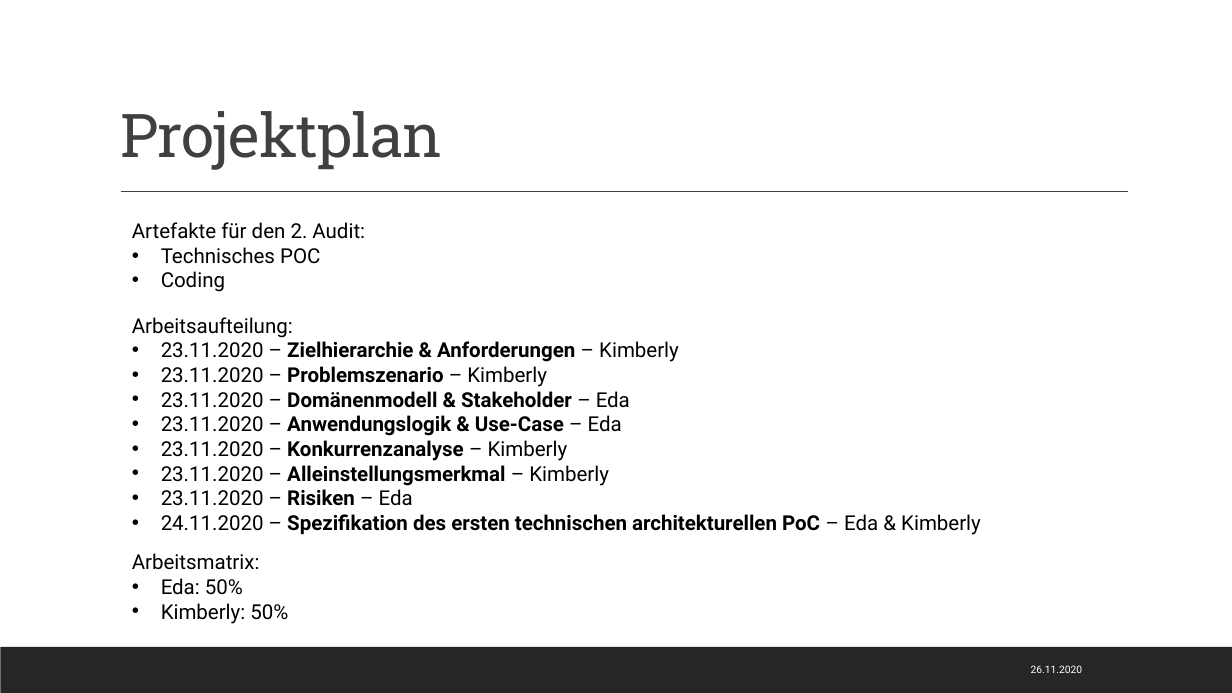
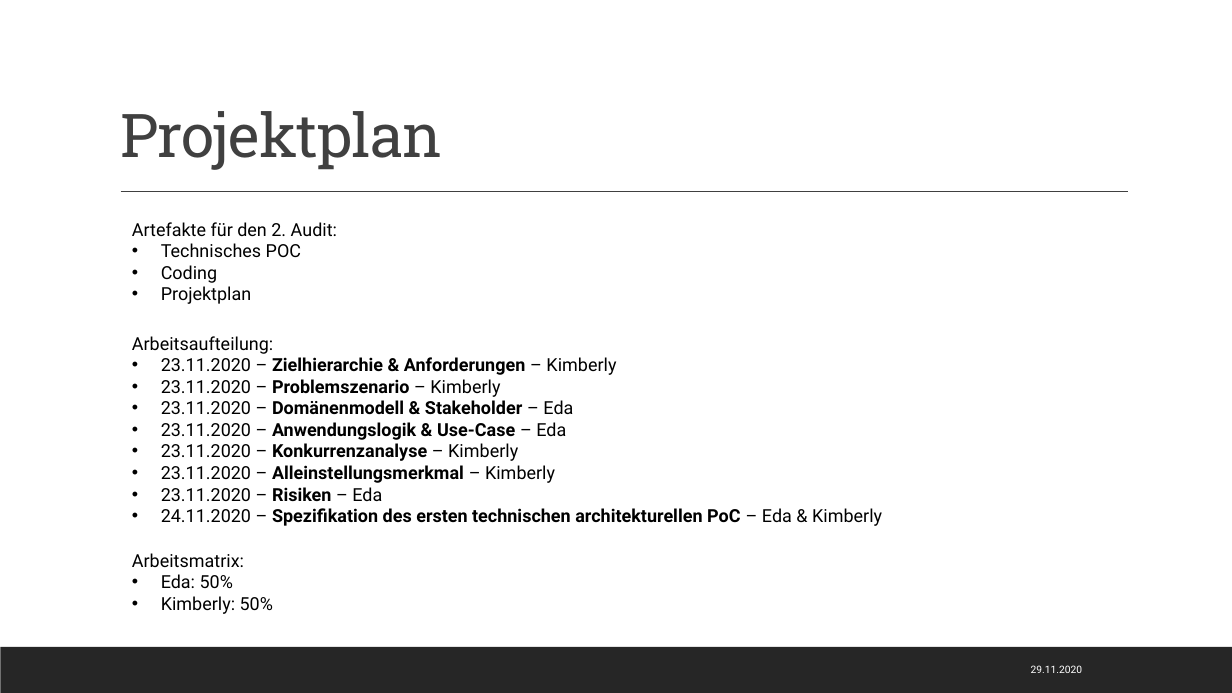
Before and after one commit to Kplacken/EPWS2020SerttasPlackenhohn, a slide deck: slide 17 of Audit 1/WS2020_SerttasPlackenhohn_Audit1.pptx. Drawn at 1232x693 pixels with LibreOffice and Linux fonts; fonts in the diff are those of the drawing. Boxes give left, top, right and bottom in pixels: in the first picture for what was removed or moved away, otherwise in the second. Text is boxed around its words. In the diff, an @@ line names an element or a change of style, - is before the commit and + after.

Commit message:
Audit 1

```diff
--- a/Audit 1/WS2020_SerttasPlackenhohn_Audit1.pptx
+++ b/Audit 1/WS2020_SerttasPlackenhohn_Audit1.pptx
@@ text at [132, 222, 337, 283]: size 16 to 14 pt in "Artefakte für den 2. Audit:", "Technisches POC", "Coding" @@
@@ text at [161, 286, 252, 304]: paragraph added @@
+• Projektplan
@@ text "Arbeitsaufteilung:" at [132, 336, 882, 526]: size 16 to 14 pt @@
@@ text "Arbeitsaufteilung:": place and size @@
-text "Arbeitsaufteilung:" at [132, 317, 981, 535]
+text "Arbeitsaufteilung:" at [132, 336, 882, 526]
@@ text "Arbeitsmatrix:" at [132, 553, 273, 614]: size 16 to 14 pt @@
@@ text at [1031, 665, 1083, 673]: text changed @@
-26.11.2020
+29.11.2020
```
Also in this commit, not shown: 15 other slides changed.
